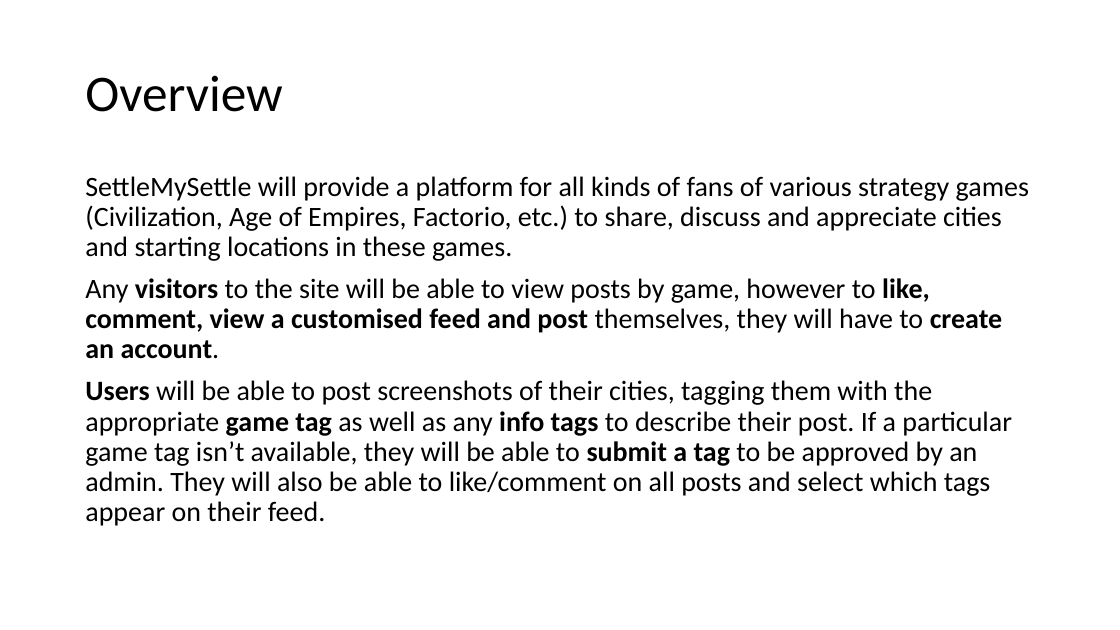
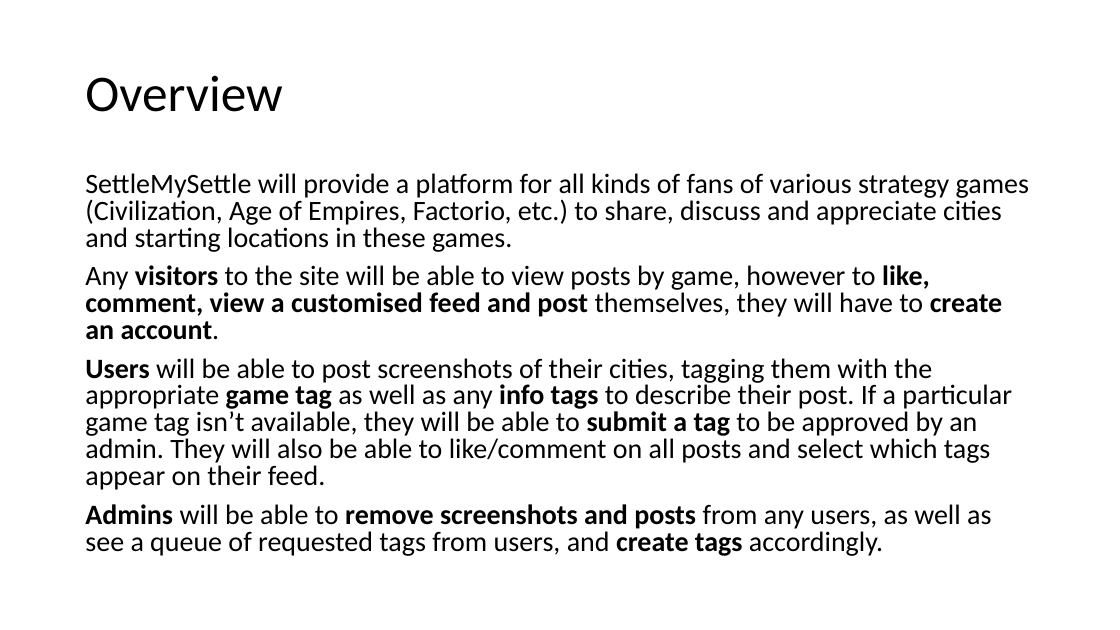
Before and after one commit to settlemysettle/SettleMySettle, a slide deck: slide 2 of DesignSpec.pptx. Drawn at 1120x630 pixels with LibreOffice and Linux fonts; fonts in the diff are those of the drawing. Boxes give left, top, right and bottom in pixels: in the first picture for what was removed or moved away, otherwise in the second. Text is boxed around its words. In the diff, an @@ line names an element or a change of style, - is before the commit and + after.

```diff
--- a/DesignSpec.pptx
+++ b/DesignSpec.pptx
@@ text at (x1=85, y1=173, x2=1029, y2=490): line spacing 0.9 to 0.8 @@
@@ text at (x1=85, y1=504, x2=991, y2=556): paragraph added @@
+Admins will be able to remove screenshots and posts from any users, as well as see a queue of requested tags from users, and create tags accordingly.
```
Also in this commit, not shown: 5 other slides changed.
